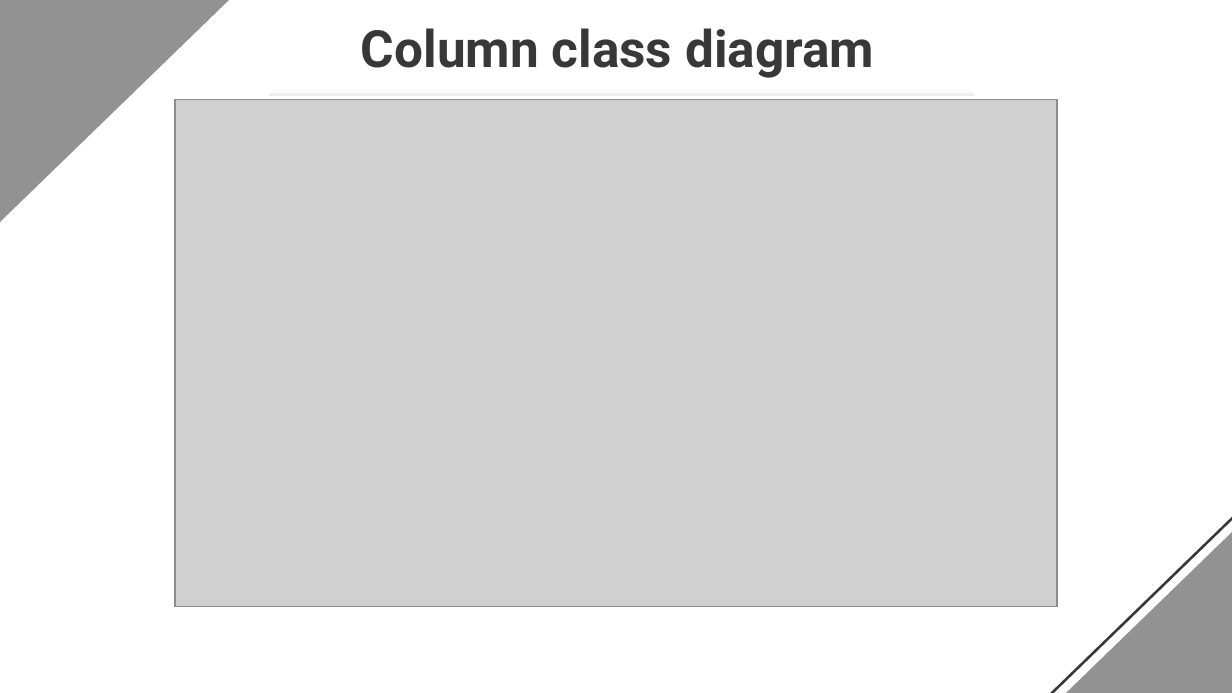
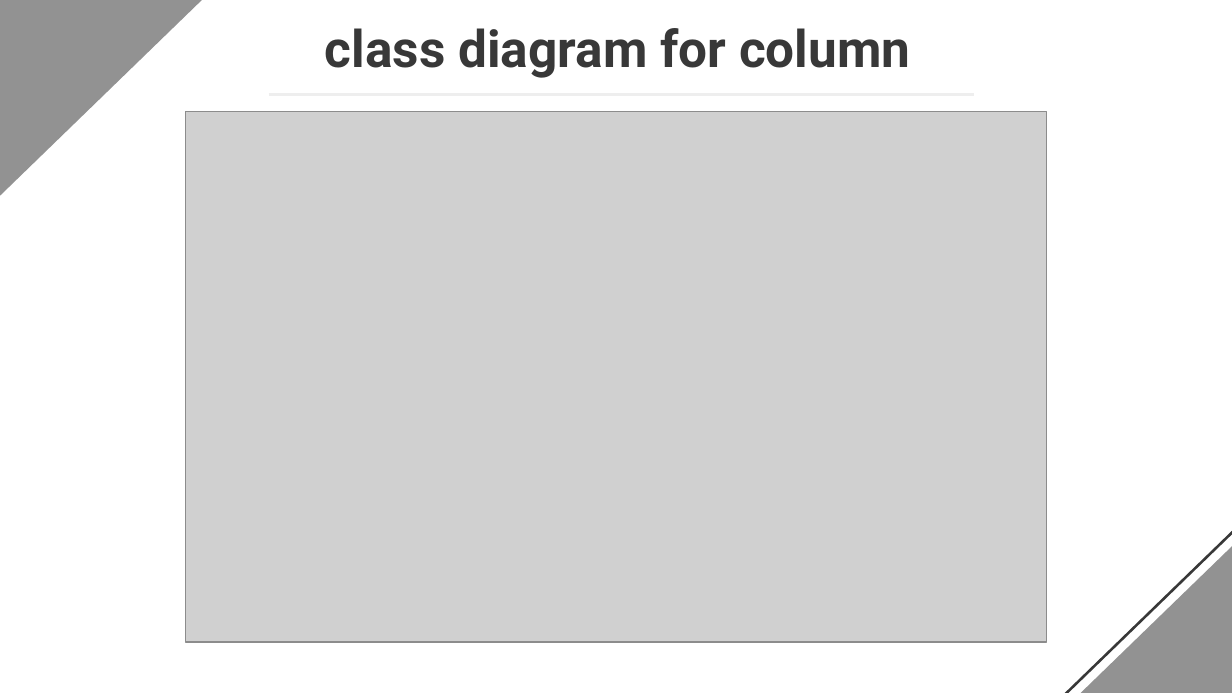
Before and after one commit to XHung09/OOLT.ICT.20202.Team3, a slide deck: slide 7 of presentation/Final Project OOP Slides.pptx. Drawn at 1232x693 pixels with LibreOffice and Linux fonts; fonts in the diff are those of the drawing; grey boxes stand for pictures. Boxes give left, top, right and bottom in pixels: in the first picture for what was removed or moved away, otherwise in the second. Text is boxed around its words. In the diff, an @@ line names an element or a change of style, - is before the commit and + after.

```diff
--- a/presentation/Final Project OOP Slides.pptx
+++ b/presentation/Final Project OOP Slides.pptx
@@ right triangle: place and size @@
-right triangle at (0,0,356,322)
+right triangle at (0,0,349,302)
@@ text at (325,28,910,78): text changed @@
-Column class diagram
+class diagram for column
@@ picture: place and size @@
-picture at (175,100,1057,606)
+picture at (185,111,1046,642)
@@ right triangle: place and size @@
-right triangle at (946,350,1232,693)
+right triangle at (954,357,1232,693)
@@ right triangle: place and size @@
-right triangle at (961,350,1232,693)
+right triangle at (967,357,1232,693)
```
Also in this commit, not shown: 9 other slides changed, 1 slide added, 1 slide removed, 1 other file.
